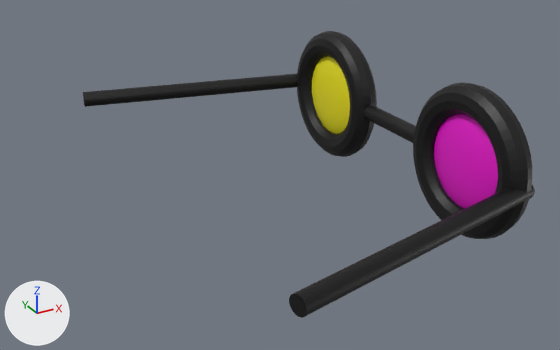
The FBX model models/spame/dealmaker.fbx, before and after one commit.
Both versions are drawn from a 50 mm camera at (-0.173, -0.488, 0.22) aimed at (0.089, -0.012, -0.018). Arrows for +X, +Y and +Z are at lower left; the lights stay in place. Where no turn or scale is listed for an object, it has been applied to the vertices.
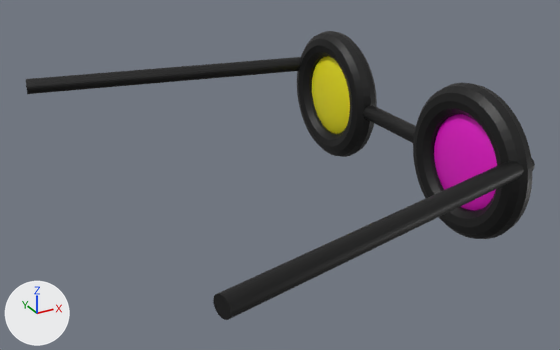
Pixel boxes [x1, y1, x2, y2] of what changed, in the pictures (560 x 350 px):
'Cylinder.002', moved, rescaled (31% wider, 22% taller): before [289, 185, 535, 318]; after [213, 158, 535, 320]
'Cylinder.001', moved, rescaled (28% wider, 12% taller): before [83, 74, 297, 107]; after [26, 57, 301, 94]

Patch to the scene script:
```diff
--- a/models/spame/dealmaker.fbx.py
+++ b/models/spame/dealmaker.fbx.py
@@ ob_cylinder_001 @@
 ob_cylinder_001 = bpy.data.objects.new('Cylinder.001', me_cylinder_001)
-ob_cylinder_001.location = (0.1028, 0.1703, -0.0017)
+ob_cylinder_001.location = (0.079, 0.1703, 0.0162)
 ob_cylinder_001.rotation_euler = (-1.571, 0.0, 1.364)  # degrees (-90, 0, 78)
-ob_cylinder_001.scale = (-0.0068, -0.00669, -0.109)
+ob_cylinder_001.scale = (-0.00687, -0.00669, -0.133)
@@ ob_cylinder_002 @@
 ob_cylinder_002 = bpy.data.objects.new('Cylinder.002', me_cylinder_002)
-ob_cylinder_002.location = (0.1073, -0.1651, -0.006)
+ob_cylinder_002.location = (0.0845, -0.1667, 0.0119)
 ob_cylinder_002.rotation_euler = (-1.571, 0.0, 1.8)  # degrees (-90, 0, 103)
-ob_cylinder_002.scale = (-0.0068, -0.00669, -0.109)
+ob_cylinder_002.scale = (-0.00689, -0.00669, -0.133)
```
